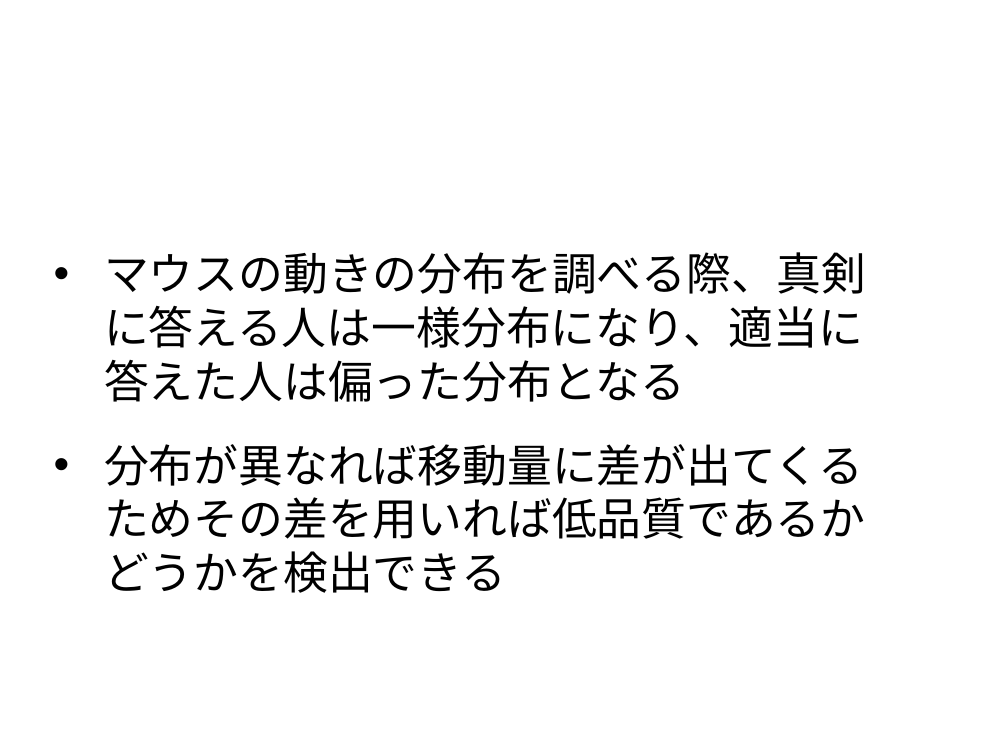
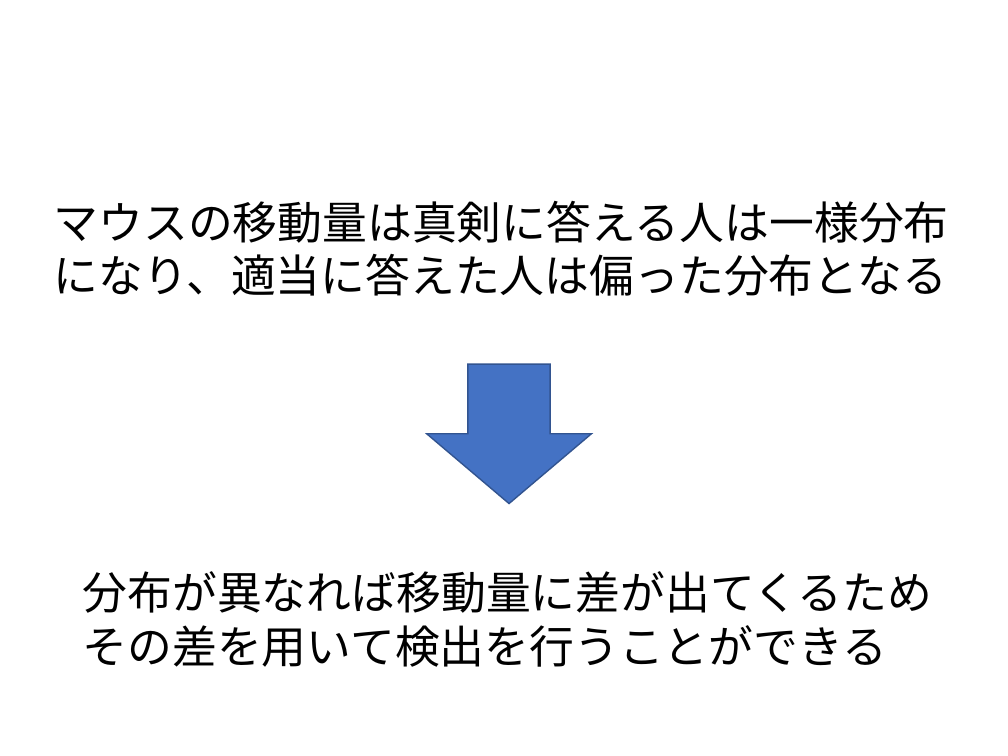
Before and after one commit to tomoya-mikami/task2, a slide deck: slide 12 of slide/presentation.pptx. Drawn at 1008x756 pixels with LibreOffice and Linux fonts; fonts in the diff are those of the drawing; background and template pictures are left out. Boxes give left, top, right and bottom in pixels: in the first picture for what was removed or moved away, otherwise in the second. Text is boxed around its words. In the diff, an @@ line names an element or a change of style, - is before the commit and + after.

```diff
--- a/slide/presentation.pptx
+++ b/slide/presentation.pptx
@@ text at <box>54,201,949,296</box>: text changed @@
-• マウスの動きの分布を調べる際、真剣に答える人は一様分布になり、適当に答えた人は偏った分布となる
+マウスの移動量は真剣に答える人は一様分布になり、適当に答えた人は偏った分布となる
@@ text at <box>54,254,947,296</box>: text changed @@
-仮説
+仮説と結論
@@ down arrow added at <box>426,364,591,503</box>, fill #4472C4, outline #325491 1 pt @@
@@ text at <box>83,571,932,667</box>: text changed @@
-• 分布が異なれば移動量に差が出てくるためその差を用いれば低品質であるかどうかを検出できる
+分布が異なれば移動量に差が出てくるためその差を用いて検出を行うことができる
```
Also in this commit, not shown: 13 other slides changed, 5 slides added, 1 slide removed, 2 other files.
